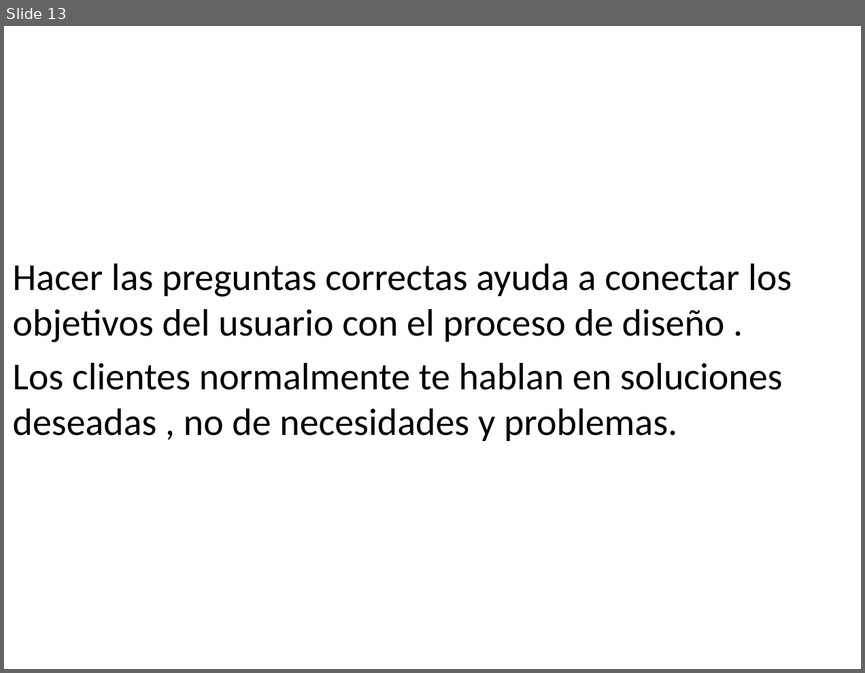
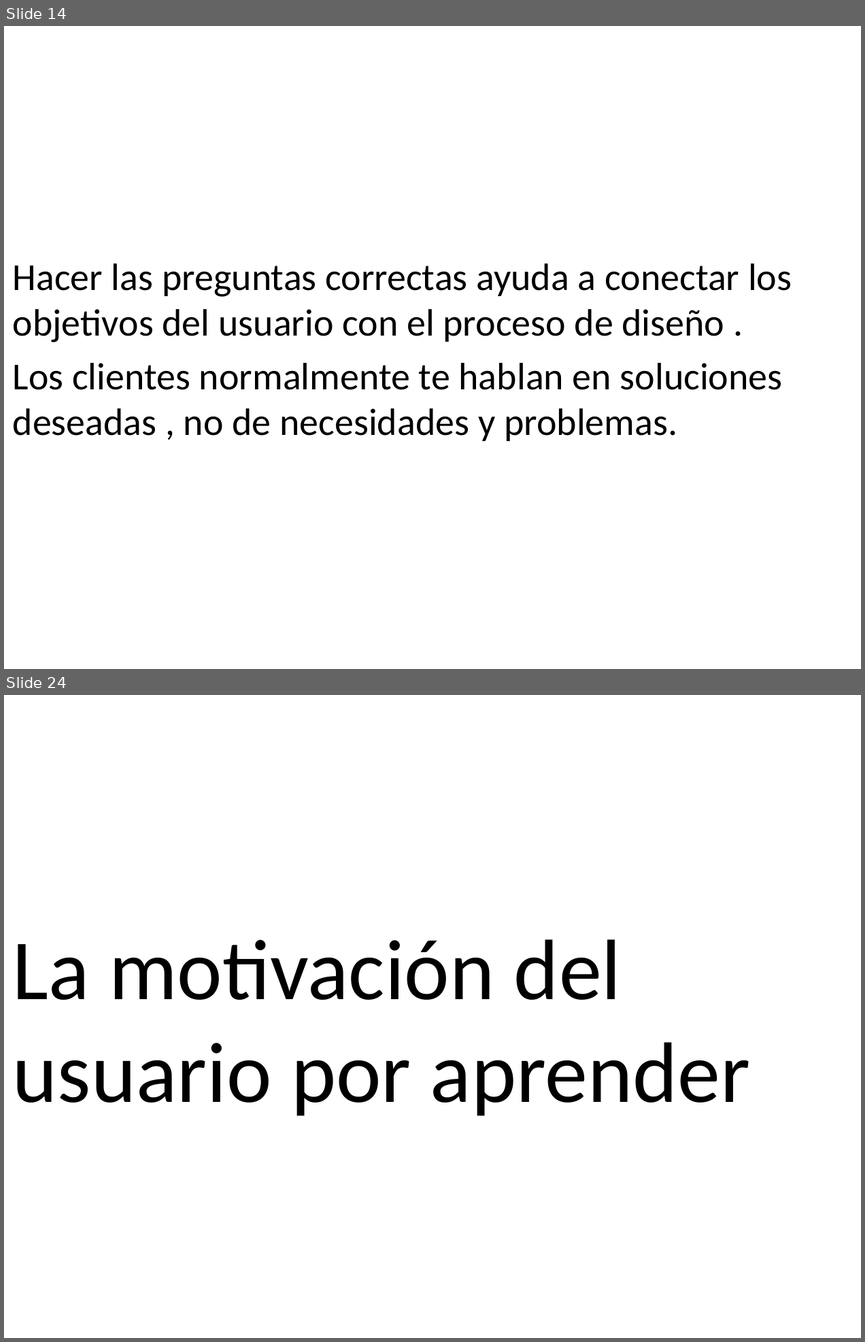
Before and after one commit to holtlanf999/designing-interfaces, a slide deck: UI to User.pptx. Shown one above the other, each under a label of ours: slide 13 before the commit, slides 14 and 24 after it; the slides between them are not shown. The pictures are 865x673 and 865x1342 pixels, drawn with LibreOffice and Linux fonts; fonts in the diff are those of the drawing. Boxes give left, top, right and bottom in pixels: in the first picture for what was removed or moved away, otherwise in the second. Text is boxed around its words. In the diff, an @@ line names an element or a change of style, - is before the commit and + after.

```diff
--- a/UI to User.pptx
+++ b/UI to User.pptx
@@ slide 24 added at bbox=[4, 695, 861, 1338], background #FFFFFF @@
@@ text added at bbox=[13, 939, 750, 1116], 72 pt, text #000000 @@
+La motivación del usuario por aprender
@@ what was slide 13 is now slide 14 @@
```
Also in this commit, not shown: 10 slides changed, 10 other slides added, 7 slides removed.
